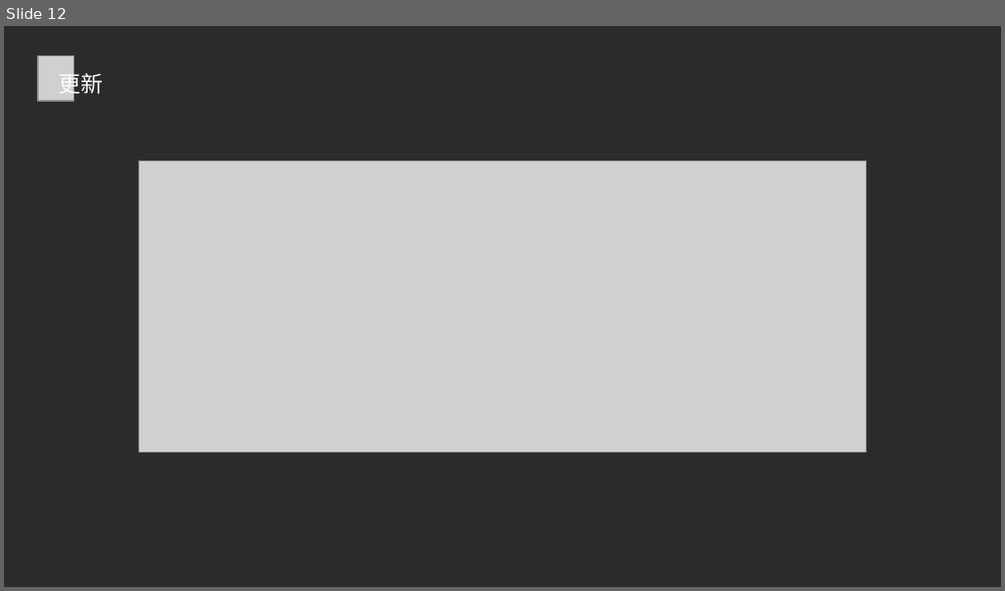
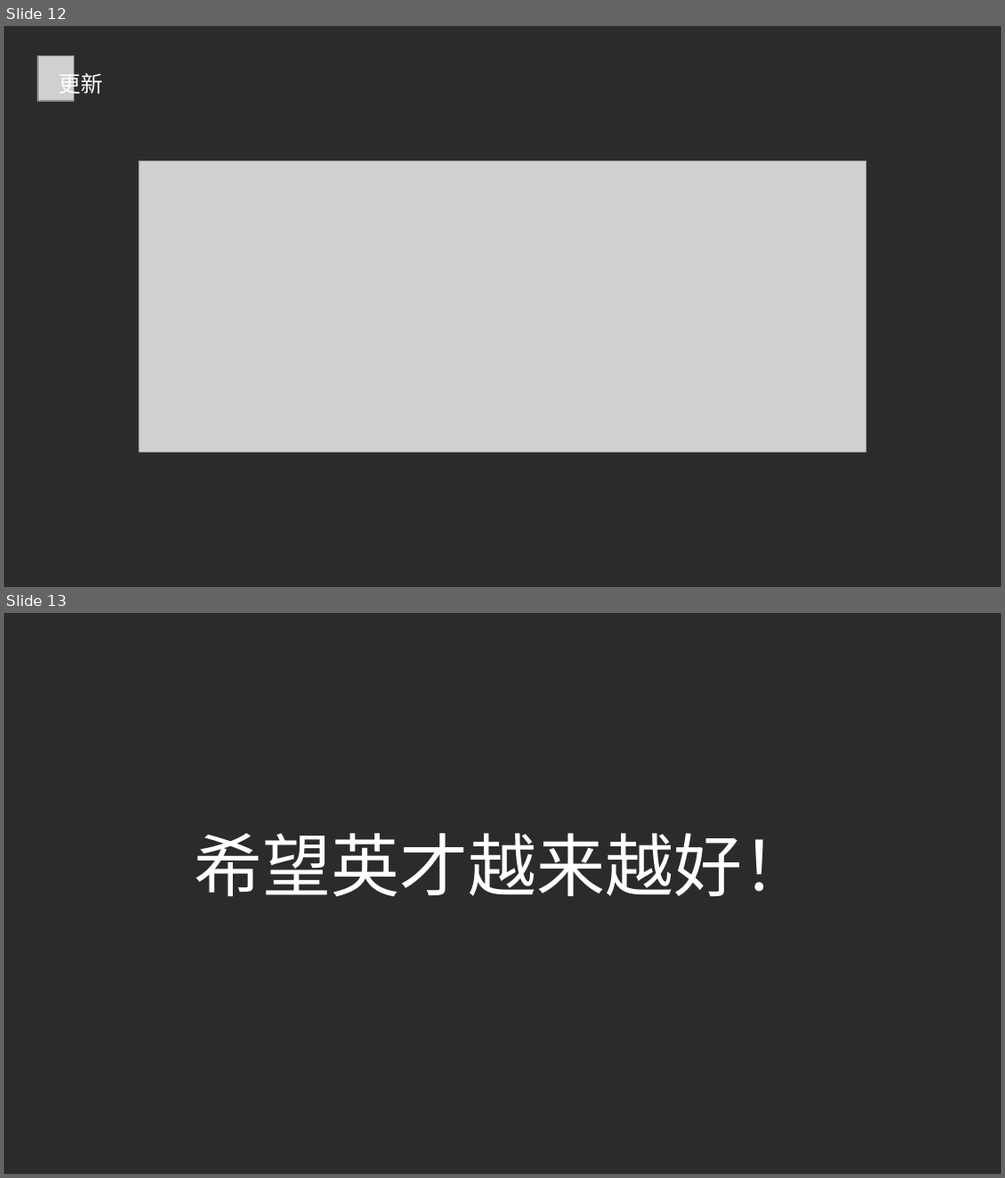
Before and after one commit to longtianlove/HotPatch, a slide deck: show/分享.pptx. Shown one above the other, each under a label of ours: slide 12 before the commit, slides 12 and 13 after it. The pictures are 1005x591 and 1005x1178 pixels, drawn with LibreOffice and Linux fonts; fonts in the diff are those of the drawing; grey boxes stand for pictures; background and template pictures are left out; a plain dark background stands for a picture behind light text. Boxes give left, top, right and bottom in pixels: in the first picture for what was removed or moved away, otherwise in the second. Text is boxed around its words. In the diff, an @@ line names an element or a change of style, - is before the commit and + after.

```diff
--- a/show/分享.pptx
+++ b/show/分享.pptx
@@ slide 13 added at [4, 613, 1001, 1174], background picture (left out) @@
@@ text added at [194, 833, 810, 897], 49.5 pt, text #FFFFFF @@
+希望英才越来越好！
```
Also in this commit, not shown: 1 slide changed, 2 slides removed, 9 other files.
